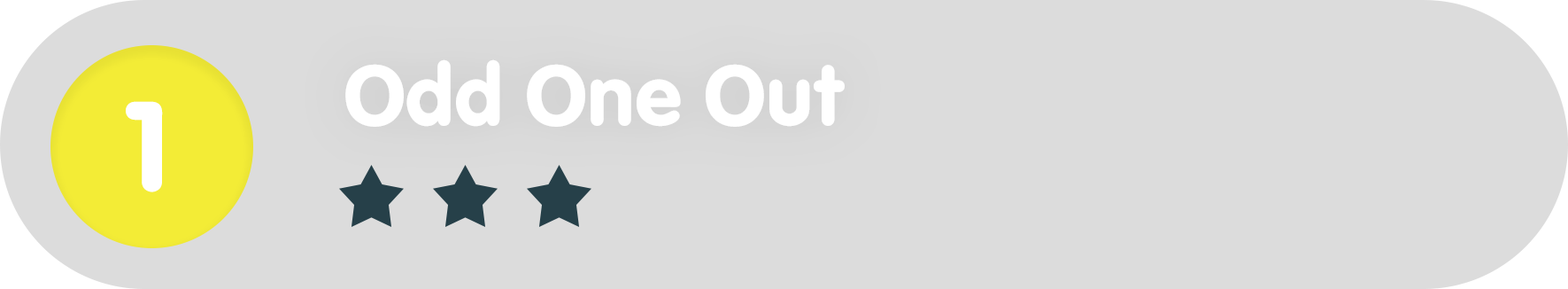
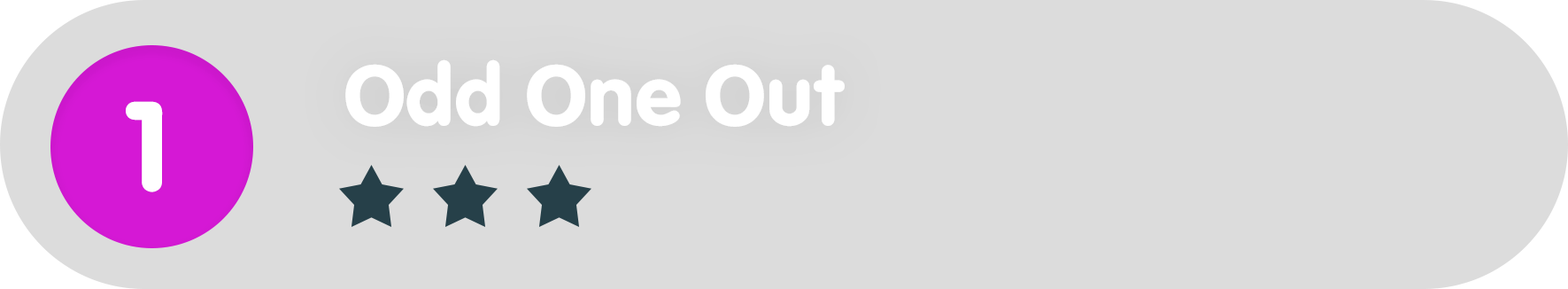
Revision of a layered 1568×289 image; what changed, layer by layer:
painted on "Ellipse_green" over [50, 45, 254, 248]
